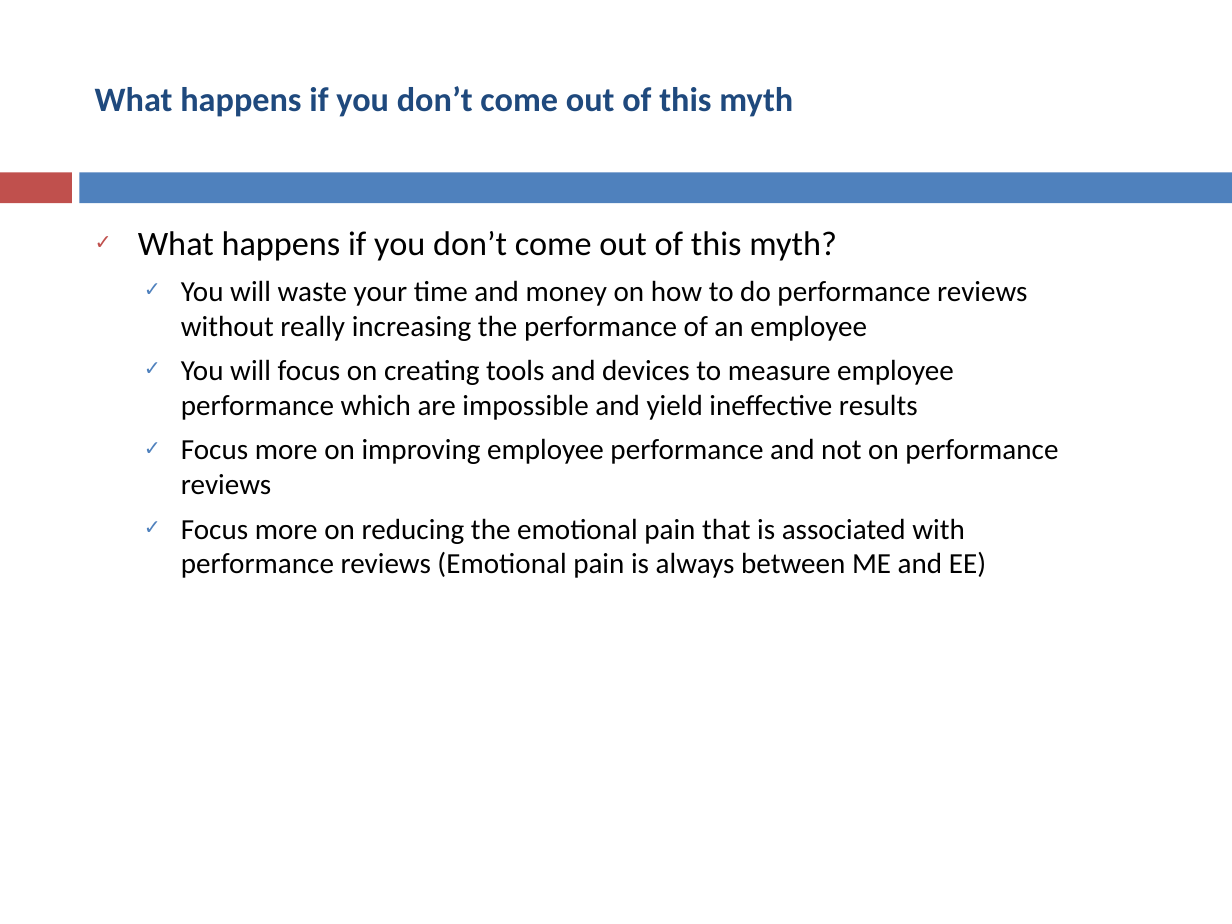
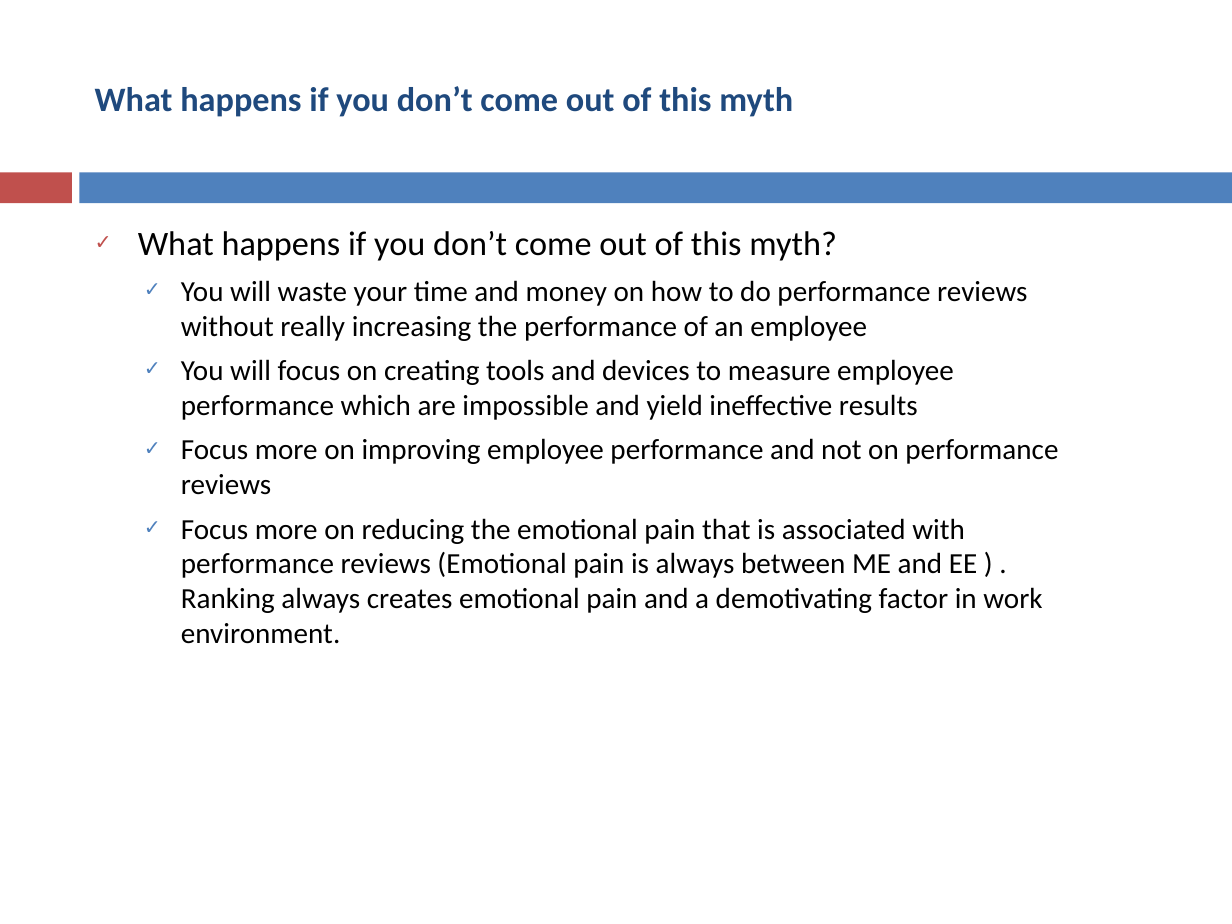
Before and after one commit to asakala/notes, a slide deck: slide 6 of Prokarma/Performance Appraisals.pptx. Drawn at 1232x924 pixels with LibreOffice and Linux fonts; fonts in the diff are those of the drawing. Boxes give left, top, right and bottom in pixels: in the first picture for what was removed or moved away, otherwise in the second. Text is boxed around its words. In the diff, an @@ line names an element or a change of style, - is before the commit and + after.

```diff
--- a/Prokarma/Performance Appraisals.pptx
+++ b/Prokarma/Performance Appraisals.pptx
@@ text at <box>181,518,1042,644</box>: text changed @@
-  ✓ Focus more on reducing the emotional pain that is associated with performance reviews (Emotional pain is always between ME and EE)
+  ✓ Focus more on reducing the emotional pain that is associated with performance reviews (Emotional pain is always between ME and EE ) . Ranking always creates emotional pain and a demotivating factor in work environment.
```
Also in this commit, not shown: 1 other slide changed, 2 other files.
